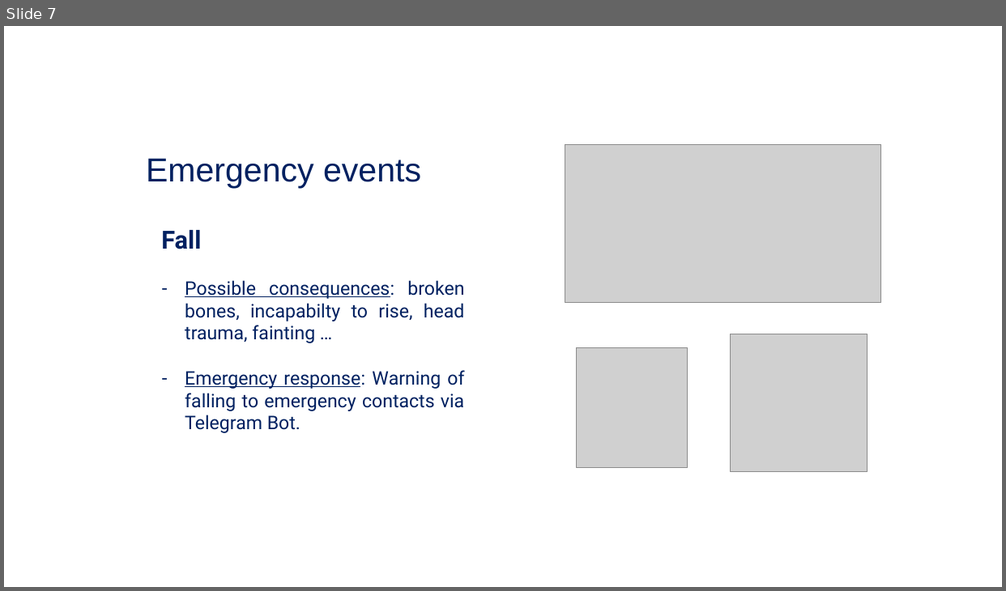
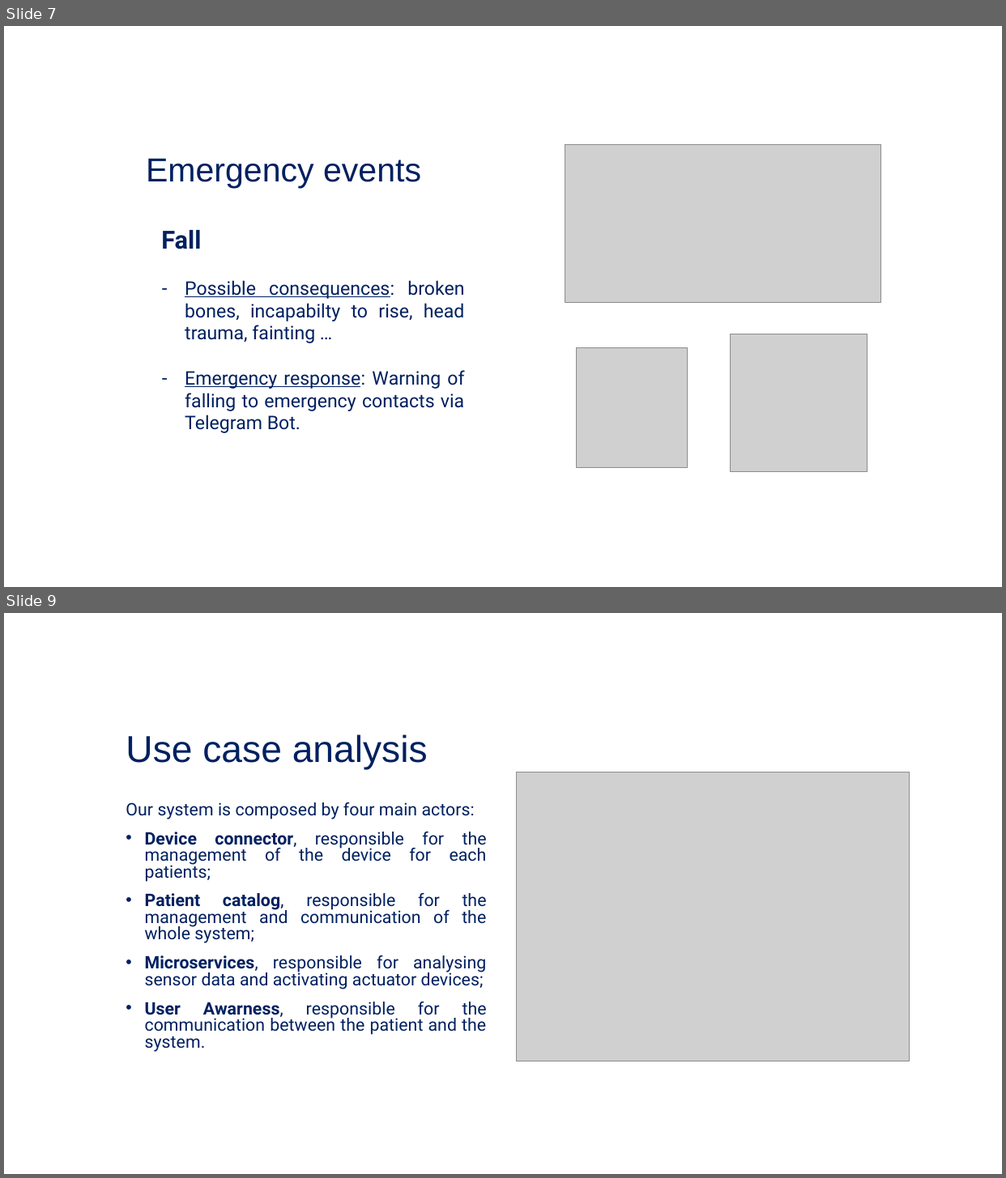
Before and after one commit to Checco1/IoT_Parkinson_Project, a slide deck: ParkinsonPal.pptx. Shown one above the other, each under a label of ours: slide 7 before the commit, slides 7 and 9 after it; the slides between them are not shown. The pictures are 1006x591 and 1006x1178 pixels, drawn with LibreOffice and Linux fonts; fonts in the diff are those of the drawing; grey boxes stand for pictures; background and template pictures are left out. Boxes give left, top, right and bottom in pixels: in the first picture for what was removed or moved away, otherwise in the second. Text is boxed around its words. In the diff, an @@ line names an element or a change of style, - is before the commit and + after.

```diff
--- a/ParkinsonPal.pptx
+++ b/ParkinsonPal.pptx
@@ slide 9 added at (4,613,1002,1174), background picture (left out); not listed: 1 template element that a slide beside it also shows @@
@@ text added at (126,735,428,770), 36 pt, text #002060 @@
+Use case analysis
@@ picture added at (517,772,909,1062) @@
@@ text added at (126,803,487,1052), 16.6 pt, text #002060 @@
+Our system is composed by four main actors:
+• Device connector, responsible for the management of the device for each patients;
+• Patient catalog, responsible for the management and communication of the whole system;
+• Microservices, responsible for analysing sensor data and activating actuator devices;
+• User Awarness, responsible for the communication between the patient and the system.
```
Also in this commit, not shown: 3 slides changed, 28 other slides added.
